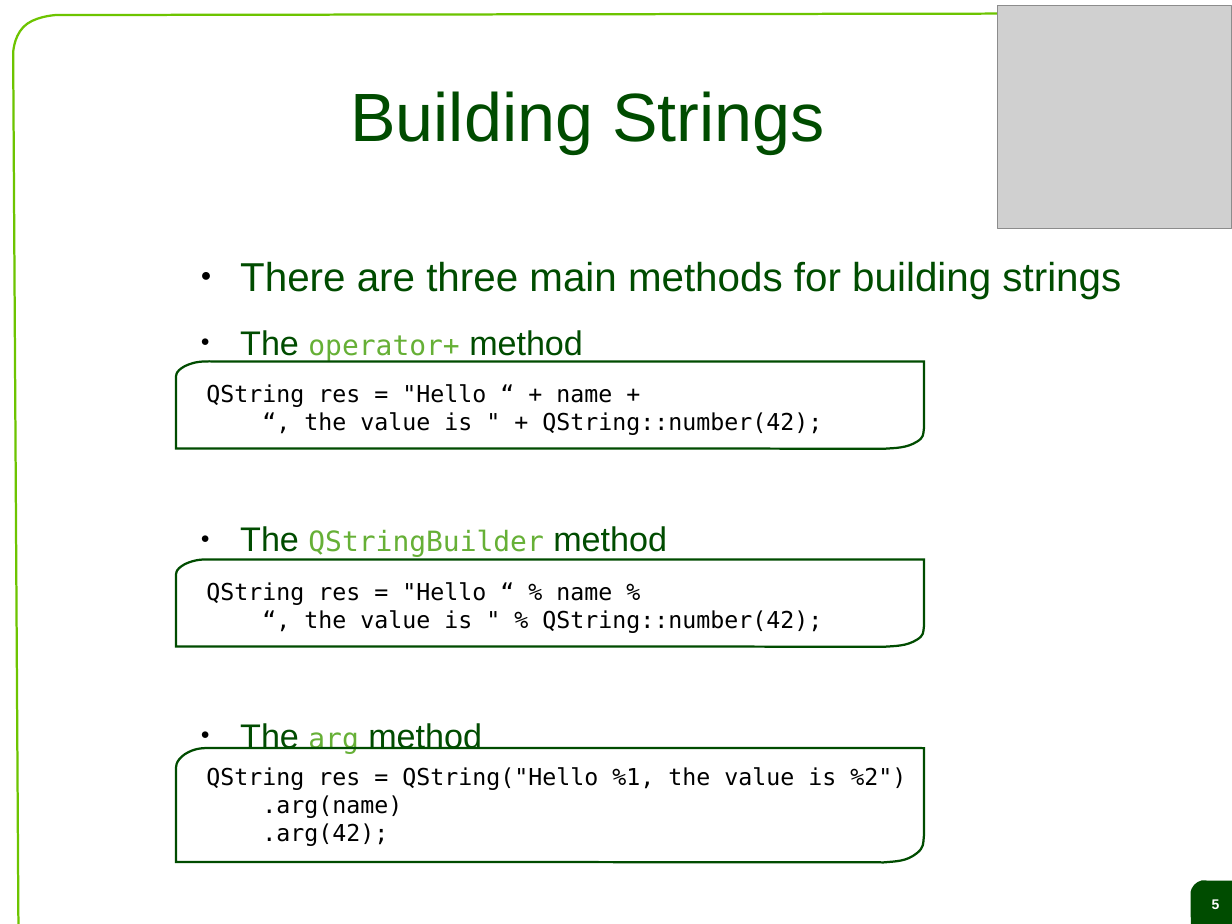
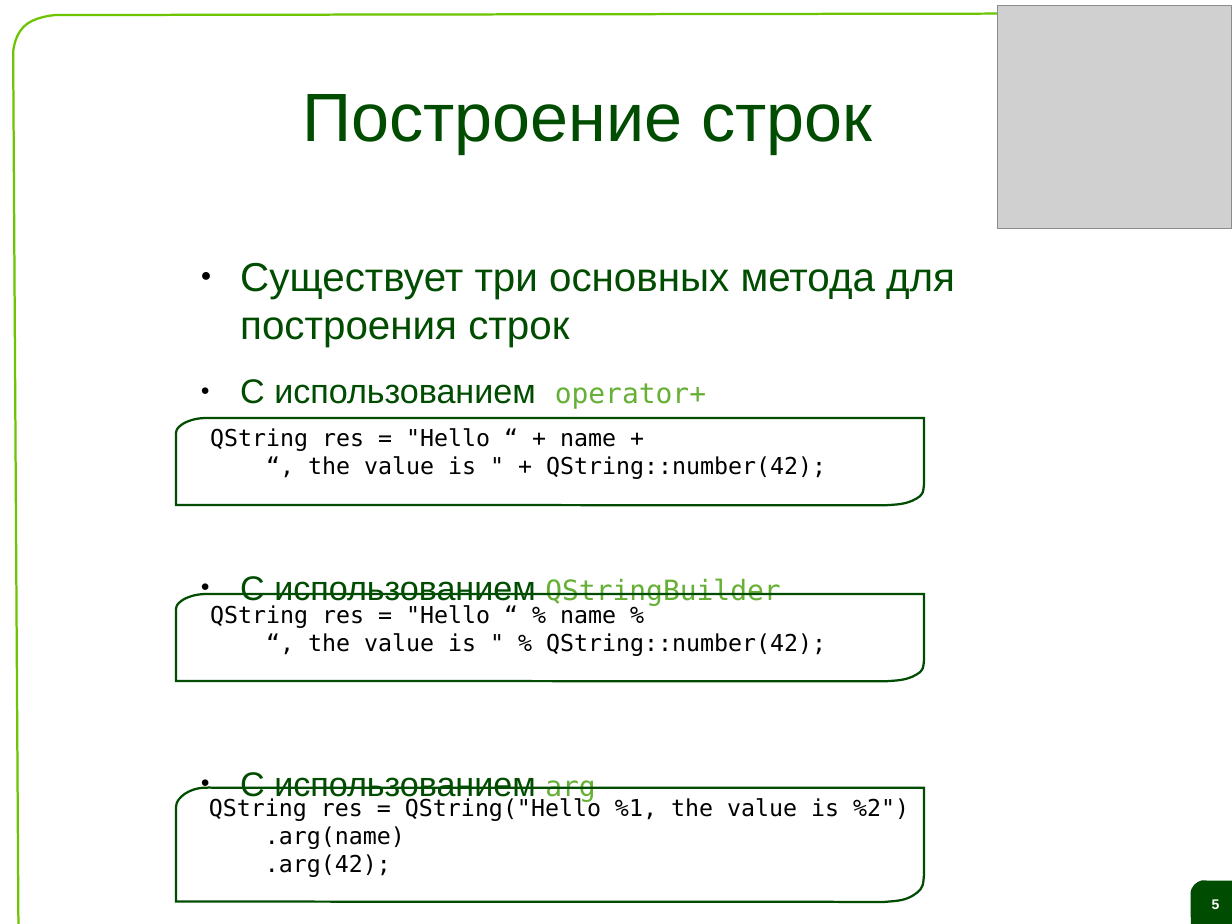
Before and after one commit to saa/qecm, a slide deck: slide 5 of Lectures and Exercises/L04 - Datatypes collections and files/L4 Slides.odp. Drawn at 1232x924 pixels with LibreOffice and Linux fonts; fonts in the diff are those of the drawing; grey boxes stand for pictures; background and template pictures are left out. Boxes give left, top, right and bottom in pixels: in the first picture for what was removed or moved away, otherwise in the second. Text is boxed around its words. In the diff, an @@ line names an element or a change of style, - is before the commit and + after.

```diff
--- a/Lectures and Exercises/L04 - Datatypes collections and files/L4 Slides.odp
+++ b/Lectures and Exercises/L04 - Datatypes collections and files/L4 Slides.odp
@@ title at (x1=302, y1=94, x2=872, y2=153): text changed @@
-Building Strings
+Построение строк
@@ text at (x1=240, y1=262, x2=955, y2=803): text changed @@
-● There are three main methods for building strings
-● The operator+ method
-● The QStringBuilder method
-● The arg method
+● Существует три основных метода для построения строк
+● С использованием operator+
+● С использованием QStringBuilder
+● С использованием arg
@@ freeform shape moved from (x1=176, y1=361, x2=923, y2=448) to (x1=176, y1=418, x2=923, y2=505) @@
@@ text "QString res = "Hello “ ..." moved from (x1=206, y1=384, x2=822, y2=435) to (x1=210, y1=428, x2=826, y2=479) @@
@@ freeform shape moved from (x1=176, y1=560, x2=923, y2=647) to (x1=176, y1=594, x2=923, y2=681) @@
@@ text "QString res = "Hello “ ..." moved from (x1=206, y1=582, x2=822, y2=633) to (x1=210, y1=605, x2=826, y2=656) @@
@@ freeform shape moved from (x1=176, y1=748, x2=923, y2=862) to (x1=176, y1=788, x2=923, y2=902) @@
@@ text "QString res = QString("Hello %1, ..." moved from (x1=206, y1=767, x2=906, y2=846) to (x1=209, y1=797, x2=909, y2=877) @@
```
Also in this commit, not shown: 23 other slides changed, 40 slides added, 41 slides removed.
